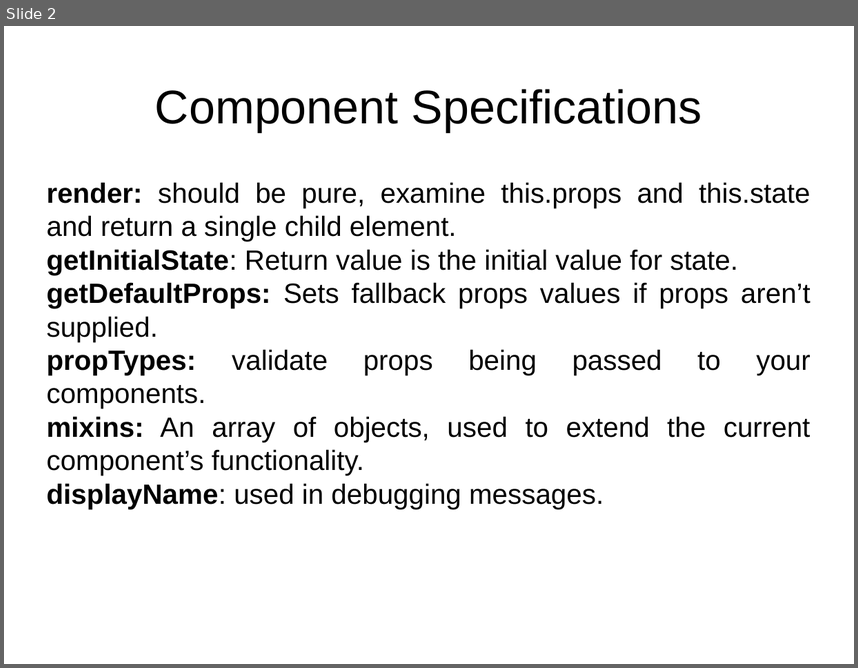
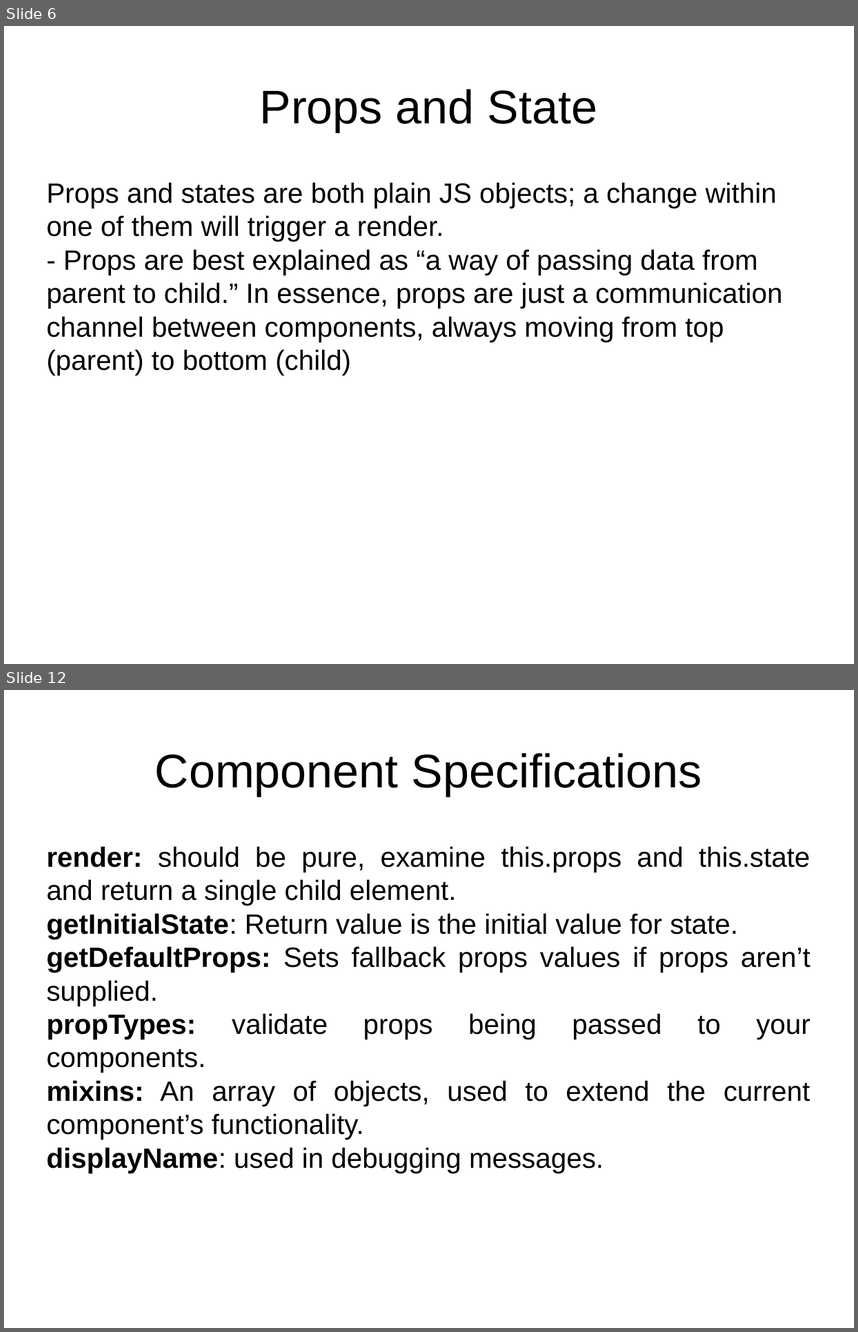
Before and after one commit to lnvtphu/MUsers, a slide deck: document/Presentation.pptx. Shown one above the other, each under a label of ours: slide 2 before the commit, slides 6 and 12 after it; the slides between them are not shown. The pictures are 858x668 and 858x1332 pixels, drawn with LibreOffice and Linux fonts; fonts in the diff are those of the drawing. Boxes give left, top, right and bottom in pixels: in the first picture for what was removed or moved away, otherwise in the second. Text is boxed around its words. In the diff, an @@ line names an element or a change of style, - is before the commit and + after.

```diff
--- a/document/Presentation.pptx
+++ b/document/Presentation.pptx
@@ slide 6 added at (x1=4, y1=26, x2=854, y2=664), background #FFFFFF @@
@@ text added at (x1=260, y1=89, x2=597, y2=132), 44 pt, text #000000 @@
+Props and State
@@ text added at (x1=47, y1=182, x2=782, y2=375), 26 pt, text #000000 @@
+Props and states are both plain JS objects; a change within one of them will trigger a render.
+- Props are best explained as “a way of passing data from parent to child.” In essence, props are just a communication channel between components, always moving from top (parent) to bottom (child)
@@ what was slide 2 is now slide 12 @@
```
Also in this commit, not shown: 2 slides changed, 10 other slides added, 7 other files.
